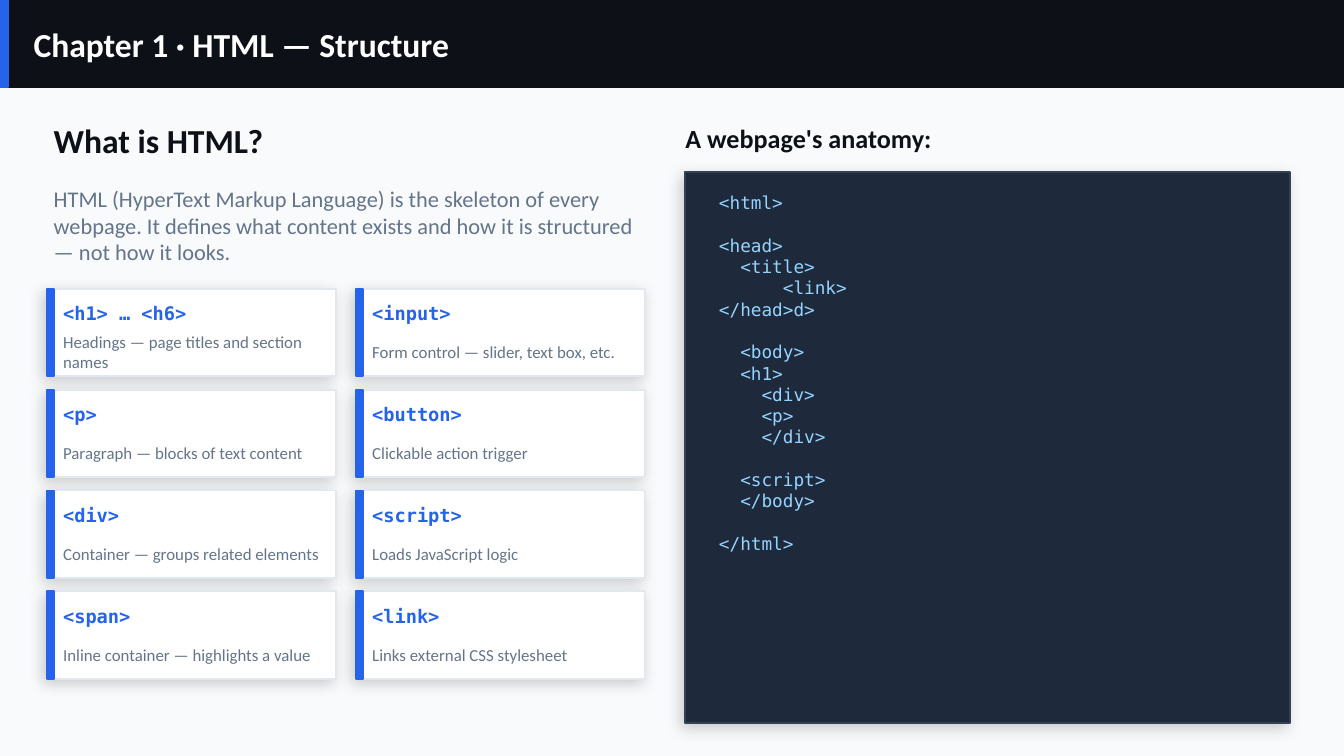
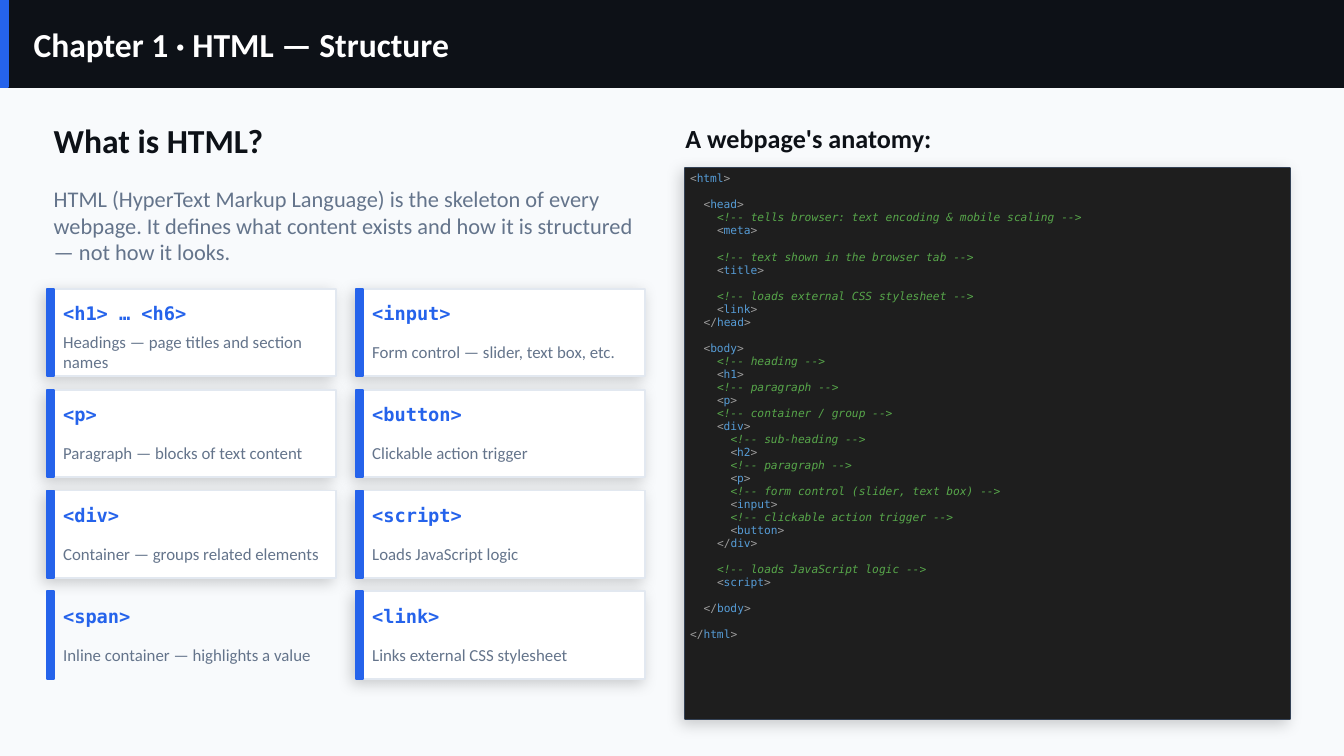
Before and after one commit to Sivi2706/Arduino-Database_Participants, a slide deck: slide 4 of Slides/V2_ESP32_Firebase_Workshop.pptx. Drawn at 1344x756 pixels with LibreOffice and Linux fonts; fonts in the diff are those of the drawing; background and template pictures are left out. Boxes give left, top, right and bottom in pixels: in the first picture for what was removed or moved away, otherwise in the second. Text is boxed around its words. In the diff, an @@ line names an element or a change of style, - is before the commit and + after.

```diff
--- a/Slides/V2_ESP32_Firebase_Workshop.pptx
+++ b/Slides/V2_ESP32_Firebase_Workshop.pptx
@@ rectangle: place and size @@
-rectangle at <box>685,172,1290,723</box>
+rectangle at <box>685,168,1290,719</box>
@@ table added at <box>685,168,1290,719</box>, 1 rows, 1 columns @@
+<html> <head> <!-- tells browser: text encoding & mobile scaling --> <meta> <!-- text shown in the browser tab --> <title> <!-- loads external CSS stylesheet --> <link> </head> <body> <!-- heading --> <h1> <!-- paragraph --> <p> <!-- container / group --> <div> <!-- sub-heading --> <h2> <!-- paragraph --> <p> <!-- form control (slider, text box) --> <input> <!-- clickable action trigger --> <button> </div> <!-- loads JavaScript logic --> <script> </body> </html>
@@ text removed at <box>719,195,847,552</box> @@
-<html>
-<head>
-<title>
-<link>
-</head>d>
-<body>
-<h1>
-<div>
-<p>
-</div>
-<script>
-</body>
-</html>
@@ rectangle removed at <box>47,591,336,679</box> @@
```
Also in this commit, not shown: 7 other slides changed, 3 other files.
